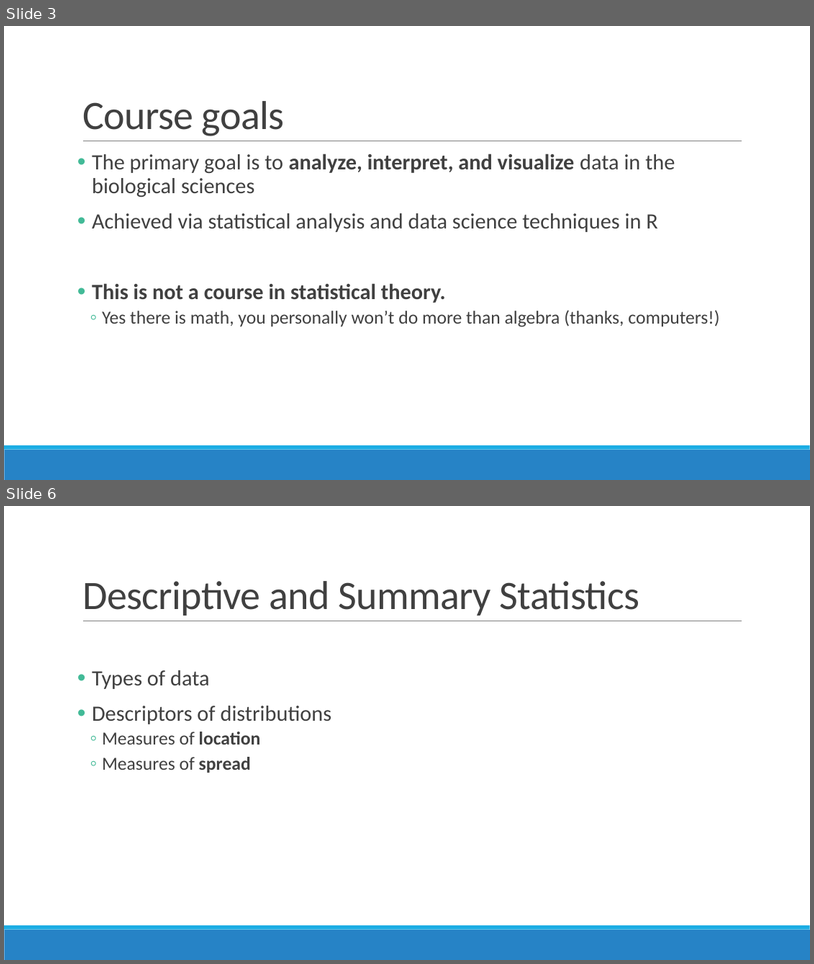
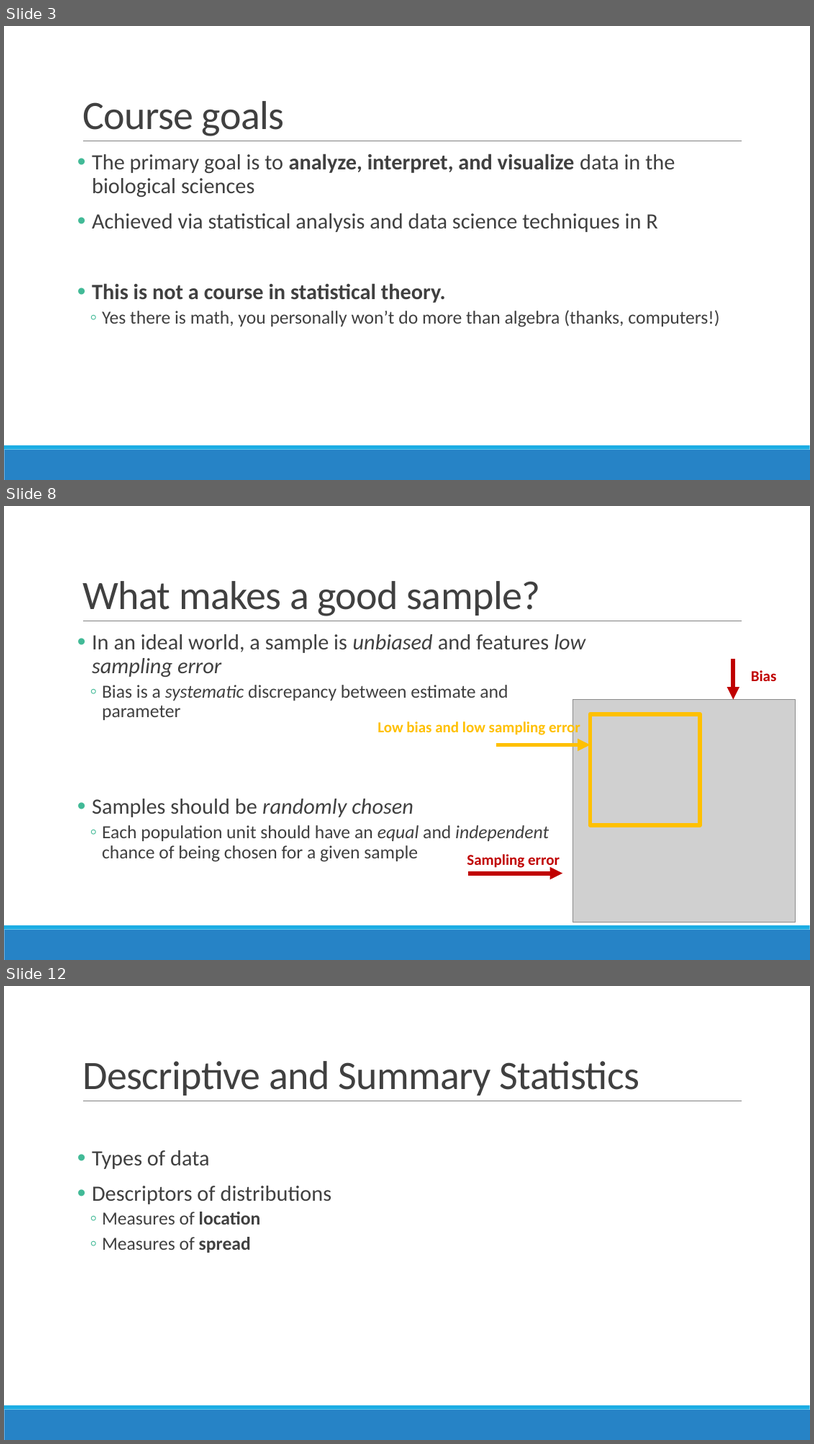
Before and after one commit to sjspielman/bio5312_fall2017, a slide deck: slides/intro.pptx. Shown one above the other, each under a label of ours: slides 3 and 6 before the commit, slides 3, 8 and 12 after it; the slides between them are not shown. The pictures are 814x964 and 814x1444 pixels, drawn with LibreOffice and Linux fonts; fonts in the diff are those of the drawing; grey boxes stand for pictures. Boxes give left, top, right and bottom in pixels: in the first picture for what was removed or moved away, otherwise in the second. Text is boxed around its words. In the diff, an @@ line names an element or a change of style, - is before the commit and + after.

```diff
--- a/slides/intro.pptx
+++ b/slides/intro.pptx
@@ slide 8 added at [4,506,810,960], background #FFFFFF; not listed: 3 template elements that a slide beside it also shows @@
@@ title added at [82,581,541,616], 48 pt, text #404040 @@
+What makes a good sample?
@@ text added at [92,634,586,862], 22 pt, text #404040 @@
+• In an ideal world, a sample is unbiased and features low sampling error
+  ◦ Bias is a systematic discrepancy between estimate and parameter
+• Samples should be randomly chosen
+  ◦ Each population unit should have an equal and independent chance of being chosen for a given sample
@@ arrow added from (733, 659) to (733, 700), #C00000 5 pt @@
@@ text added at [751,670,777,681], 18 pt, text #C00000, bold @@
+Bias
@@ picture added at [573,700,795,921] @@
@@ text added at [378,719,581,736], 18 pt, text #FFC000, bold @@
+Low bias and low sampling error
@@ rectangle added at [591,714,701,825], outline #FFC000 5 pt @@
@@ arrow added from (496, 745) to (591, 745), #FFC000 5 pt @@
@@ text added at [467,854,560,870], 18 pt, text #C00000, bold @@
+Sampling error
@@ arrow added from (468, 873) to (563, 873), #C00000 5 pt @@
@@ what was slide 6 is now slide 12 @@
```
Also in this commit, not shown: 7 slides changed, 13 other slides added, 1 slide removed, 7 other files.
